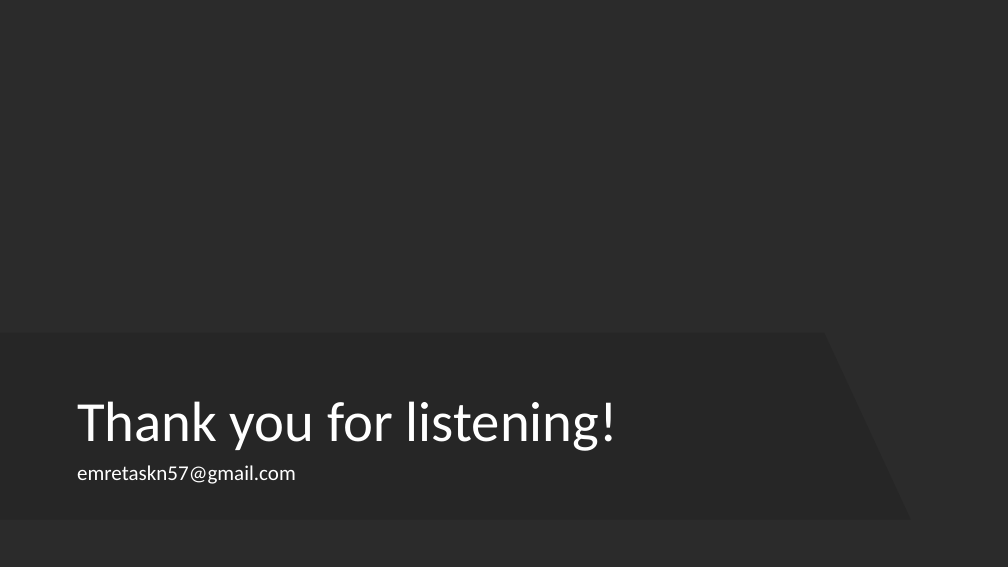
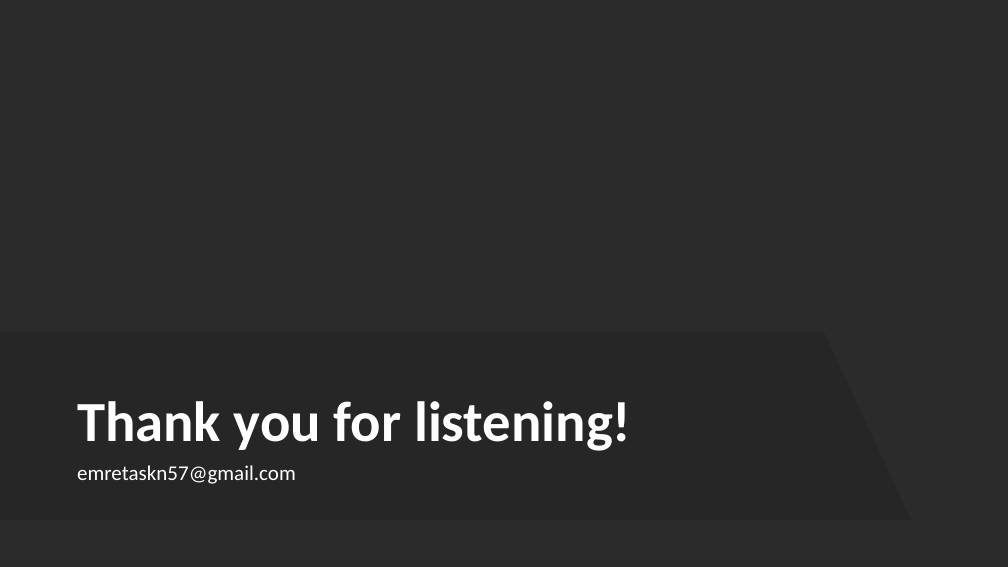
Before and after one commit to emretask1n/Senior-Design-Project, a slide deck: slide 8 of Presentation.pptx. Drawn at 1008x567 pixels with LibreOffice and Linux fonts; fonts in the diff are those of the drawing; background and template pictures are left out; a plain dark background stands for a picture behind light text. Boxes give left, top, right and bottom in pixels: in the first picture for what was removed or moved away, otherwise in the second. Text is boxed around its words. In the diff, an @@ line names an element or a change of style, - is before the commit and + after.

```diff
--- a/Presentation.pptx
+++ b/Presentation.pptx
@@ title "Thank you for listening!" at [77,401,631,451]: bold on @@
```
Also in this commit, not shown: 7 other slides changed.
